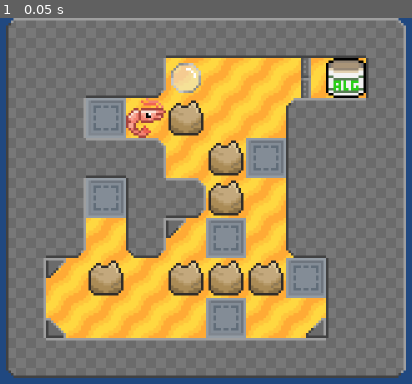
Above: before the commit, frame 1.
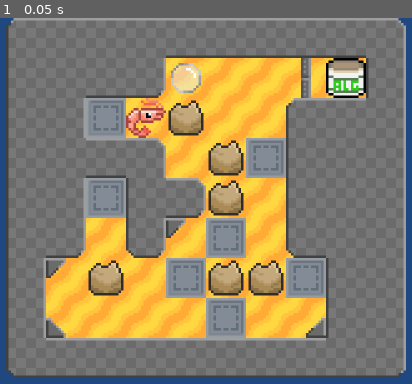
Above: after the commit, the same moment.

Repository: tripodsan/ggj-2025-bubbles
Game: Godot game, scene res://levels/level7.tscn
Same seed, same stepped clock (60 frames per second), same inputs: the game is played once before the commit and once after it. This scene is started directly instead of the project's main scene.
Inputs:
- Up to frame 1 (0.05 s): no input

The runs differ from the first frame. In frame 1, 1.1% of the frame differs, in the area x 40-50%, y 65-77%.

Commit message:
level bugfix

Diff:
--- a/levels/level7.tscn
+++ b/levels/level7.tscn
@@ -42,11 +42,15 @@
 position = Vector2(136, 120)
 type = 4
 
+[node name="sensor7" parent="." instance=ExtResource("2_6xkyh")]
+position = Vector2(120, 104)
+type = 4
+
 [node name="door" parent="." instance=ExtResource("3_8cf2o")]
 position = Vector2(168, 24)
 vertical = true
 
 [node name="Activator" type="Node" parent="door" node_paths=PackedStringArray("targets")]
 script = ExtResource("4_8cf2o")
-targets = [NodePath("../../sensor"), NodePath("../../sensor2"), NodePath("../../sensor3"), NodePath("../../sensor4"), NodePath("../../sensor5"), NodePath("../../sensor6")]
+targets = [NodePath("../../sensor"), NodePath("../../sensor2"), NodePath("../../sensor3"), NodePath("../../sensor4"), NodePath("../../sensor5"), NodePath("../../sensor6"), NodePath("../../sensor7")]
 metadata/_custom_type_script = ExtResource("4_8cf2o")
